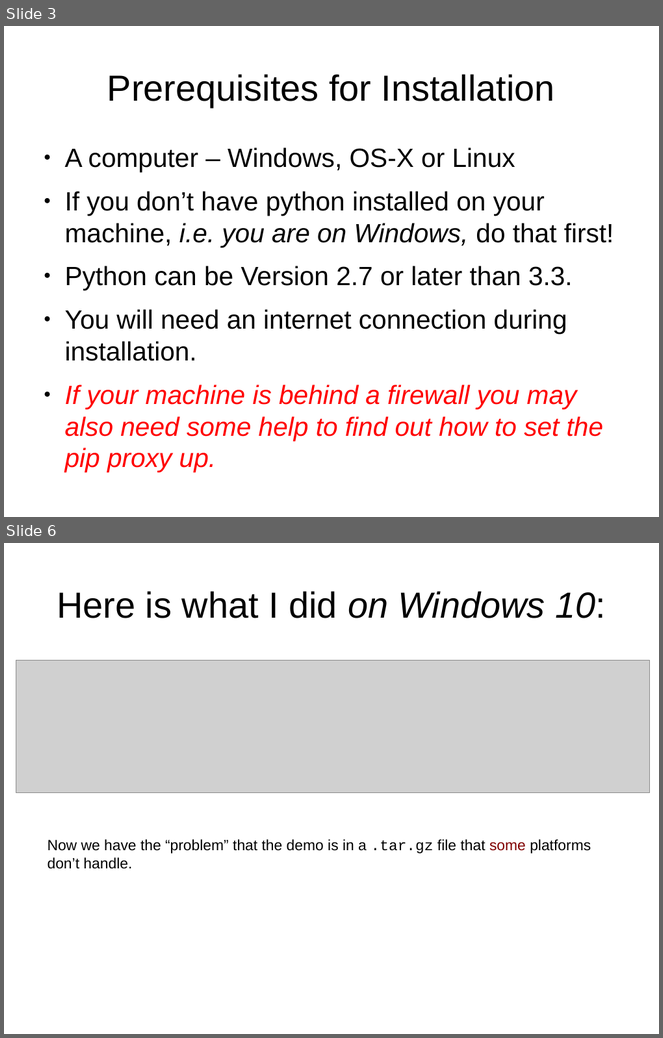
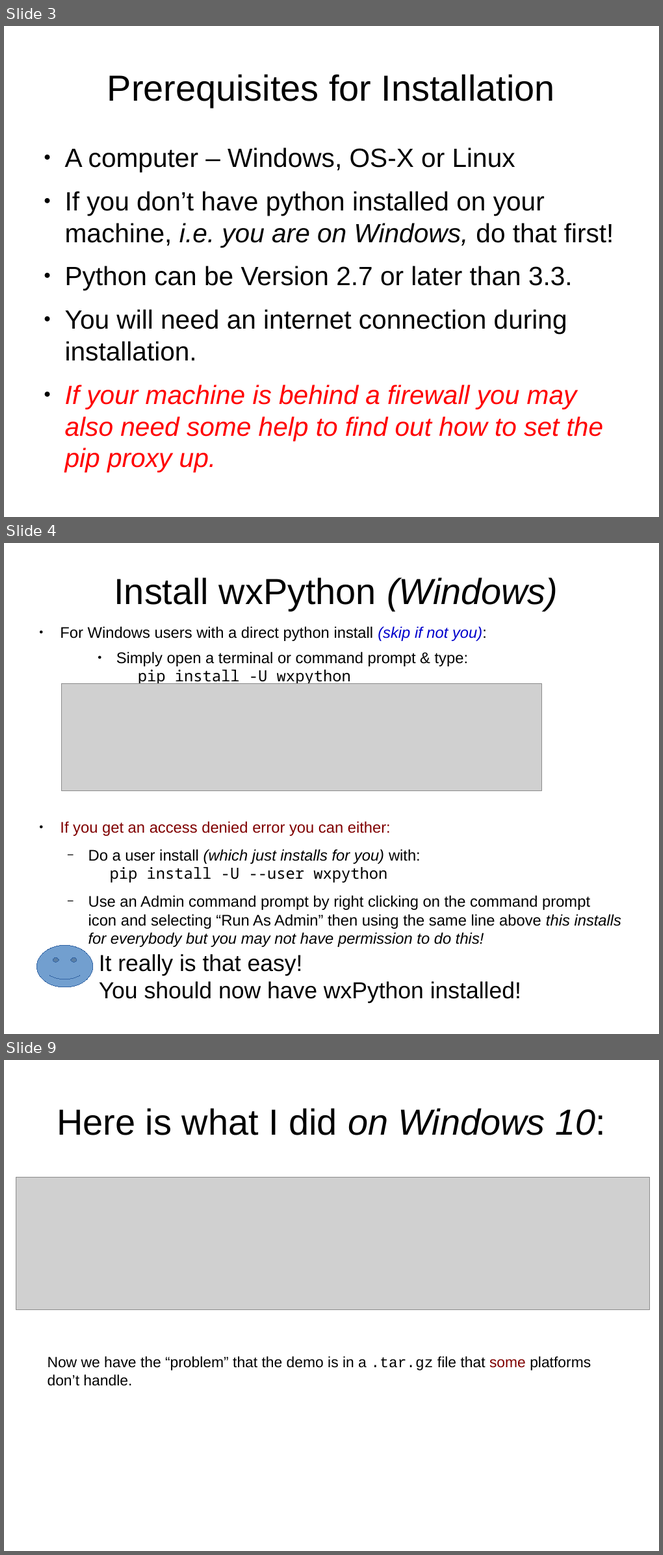
Before and after one commit to GadgetSteve/wxPython-Intro, a slide deck: 01-IntroInstall.odp. Shown one above the other, each under a label of ours: slides 3 and 6 before the commit, slides 3, 4 and 9 after it; the slides between them are not shown. The pictures are 663x1038 and 663x1555 pixels, drawn with LibreOffice and Linux fonts; fonts in the diff are those of the drawing; grey boxes stand for pictures. Boxes give left, top, right and bottom in pixels: in the first picture for what was removed or moved away, otherwise in the second. Text is boxed around its words. In the diff, an @@ line names an element or a change of style, - is before the commit and + after.

```diff
--- a/01-IntroInstall.odp
+++ b/01-IntroInstall.odp
@@ slide 4 added at (x1=4, y1=543, x2=659, y2=1034), background #FFFFFF @@
@@ title added at (x1=114, y1=577, x2=558, y2=611), 44 pt, text #000000 @@
+Install wxPython (Windows)
@@ text added at (x1=60, y1=626, x2=622, y2=947), 18.7 pt, text #000000 @@
+● For Windows users with a direct python install (skip if not you):
+    ● Simply open a terminal or command prompt & type:
+      pip install -U wxpython
+● If you get an access denied error you can either:
+  − Do a user install (which just installs for you) with:
+    pip install -U --user wxpython
+  − Use an Admin command prompt by right clicking on the command prompt icon and selecting “Run As Admin” then using the same line above this installs for everybody but you may not have permission to do this!
@@ picture added at (x1=62, y1=683, x2=542, y2=791) @@
@@ smiley face added at (x1=36, y1=945, x2=92, y2=988), fill #729FCF, outline #3465A4 0 pt @@
@@ text added at (x1=99, y1=954, x2=521, y2=1004), 28 pt, text #000000 @@
+It really is that easy!
+You should now have wxPython installed!
@@ what was slide 6 is now slide 9 @@
```
Also in this commit, not shown: 2 slides changed, 3 other slides added, 1 slide removed, 1 other file.
